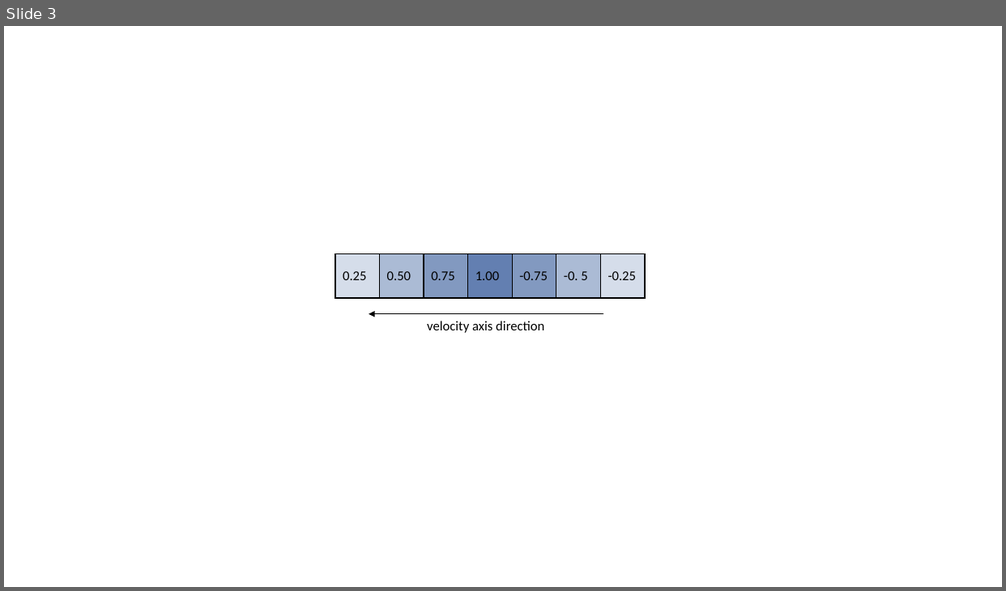
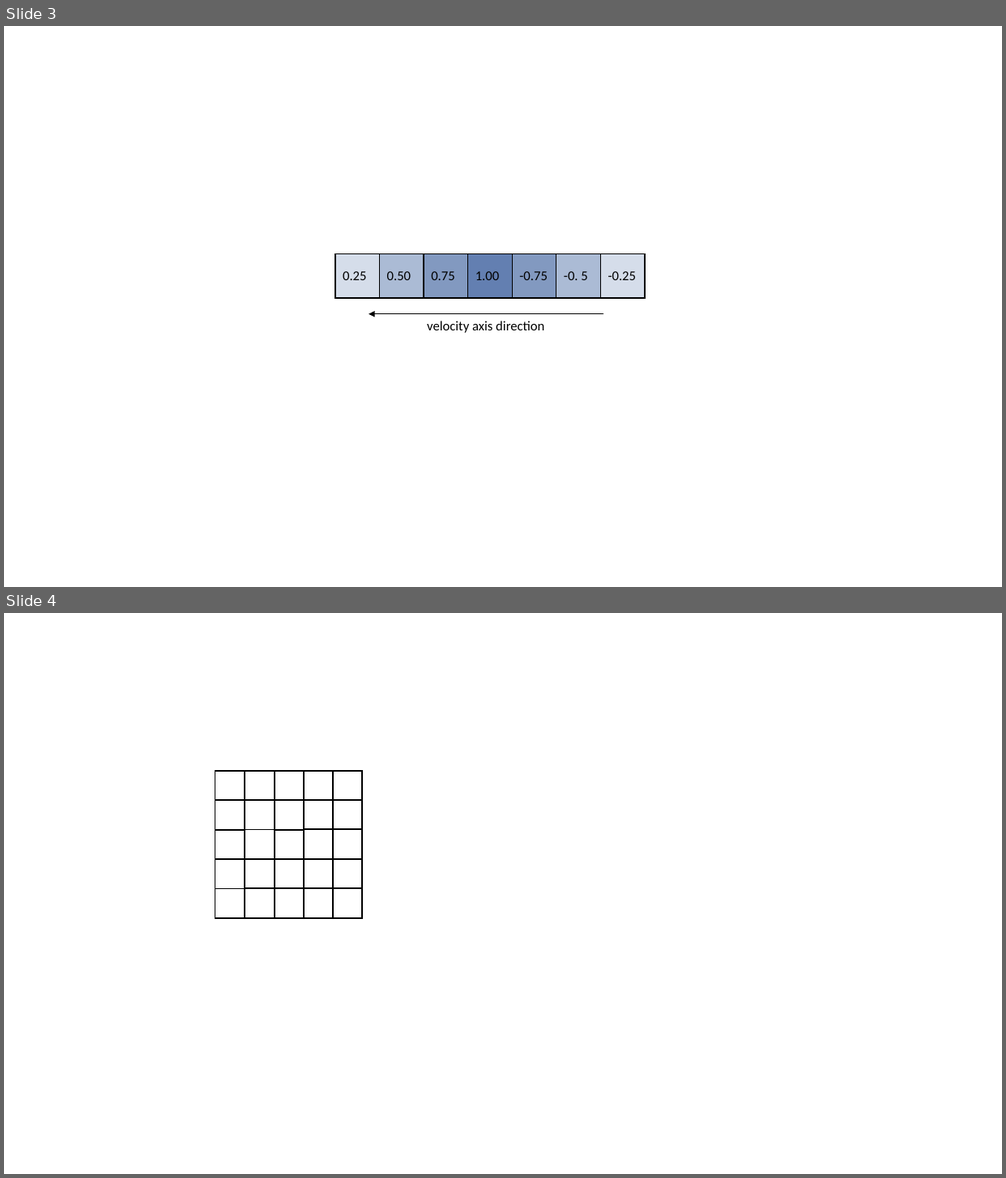
Before and after one commit to jakobbaumgartner/Gradient-3D, a slide deck: Articles/ERK/schemes.pptx. Shown one above the other, each under a label of ours: slide 3 before the commit, slides 3 and 4 after it. The pictures are 1006x591 and 1006x1178 pixels, drawn with LibreOffice and Linux fonts; fonts in the diff are those of the drawing. Boxes give left, top, right and bottom in pixels: in the first picture for what was removed or moved away, otherwise in the second. Text is boxed around its words. In the diff, an @@ line names an element or a change of style, - is before the commit and + after.

```diff
--- a/Articles/ERK/schemes.pptx
+++ b/Articles/ERK/schemes.pptx
@@ slide 4 added at [4, 613, 1002, 1174], background #FFFFFF @@
@@ rectangle added at [215, 771, 363, 918], fill #FFFFFF, outline #000000 1.5 pt @@
@@ rectangle added at [215, 771, 245, 800], fill #FFFFFF, outline #000000 1.5 pt @@
@@ rectangle added at [245, 771, 275, 800], fill #FFFFFF, outline #000000 1.5 pt @@
@@ rectangle added at [275, 771, 304, 800], fill #FFFFFF, outline #000000 1.5 pt @@
@@ rectangle added at [305, 771, 334, 800], fill #FFFFFF, outline #000000 1.5 pt @@
@@ rectangle added at [333, 771, 362, 800], fill #FFFFFF, outline #000000 1.5 pt @@
@@ rectangle added at [215, 800, 245, 829], fill #FFFFFF, outline #000000 1.5 pt @@
@@ rectangle added at [245, 800, 275, 829], fill #FFFFFF, outline #000000 1.5 pt @@
@@ rectangle added at [275, 800, 304, 829], fill #FFFFFF, outline #000000 1.5 pt @@
@@ rectangle added at [305, 800, 334, 829], fill #FFFFFF, outline #000000 1.5 pt @@
@@ rectangle added at [333, 800, 362, 829], fill #FFFFFF, outline #000000 1.5 pt @@
@@ rectangle added at [215, 830, 245, 859], fill #FFFFFF, outline #000000 1.5 pt @@
@@ rectangle added at [245, 830, 275, 859], fill #FFFFFF, outline #000000 1.5 pt @@
@@ rectangle added at [275, 830, 304, 859], fill #FFFFFF, outline #000000 1.5 pt @@
@@ rectangle added at [305, 829, 334, 858], fill #FFFFFF, outline #000000 1.5 pt @@
@@ rectangle added at [333, 829, 362, 858], fill #FFFFFF, outline #000000 1.5 pt @@
@@ rectangle added at [215, 859, 245, 888], fill #FFFFFF, outline #000000 1.5 pt @@
@@ rectangle added at [245, 859, 275, 888], fill #FFFFFF, outline #000000 1.5 pt @@
@@ rectangle added at [275, 859, 304, 888], fill #FFFFFF, outline #000000 1.5 pt @@
@@ rectangle added at [305, 859, 334, 888], fill #FFFFFF, outline #000000 1.5 pt @@
@@ rectangle added at [333, 859, 362, 888], fill #FFFFFF, outline #000000 1.5 pt @@
@@ rectangle added at [215, 889, 245, 918], fill #FFFFFF, outline #000000 1.5 pt @@
@@ rectangle added at [245, 888, 275, 918], fill #FFFFFF, outline #000000 1.5 pt @@
@@ rectangle added at [275, 888, 304, 918], fill #FFFFFF, outline #000000 1.5 pt @@
@@ rectangle added at [305, 888, 334, 918], fill #FFFFFF, outline #000000 1.5 pt @@
@@ rectangle added at [333, 888, 362, 918], fill #FFFFFF, outline #000000 1.5 pt @@
```
Also in this commit, not shown: 1 slide removed.
